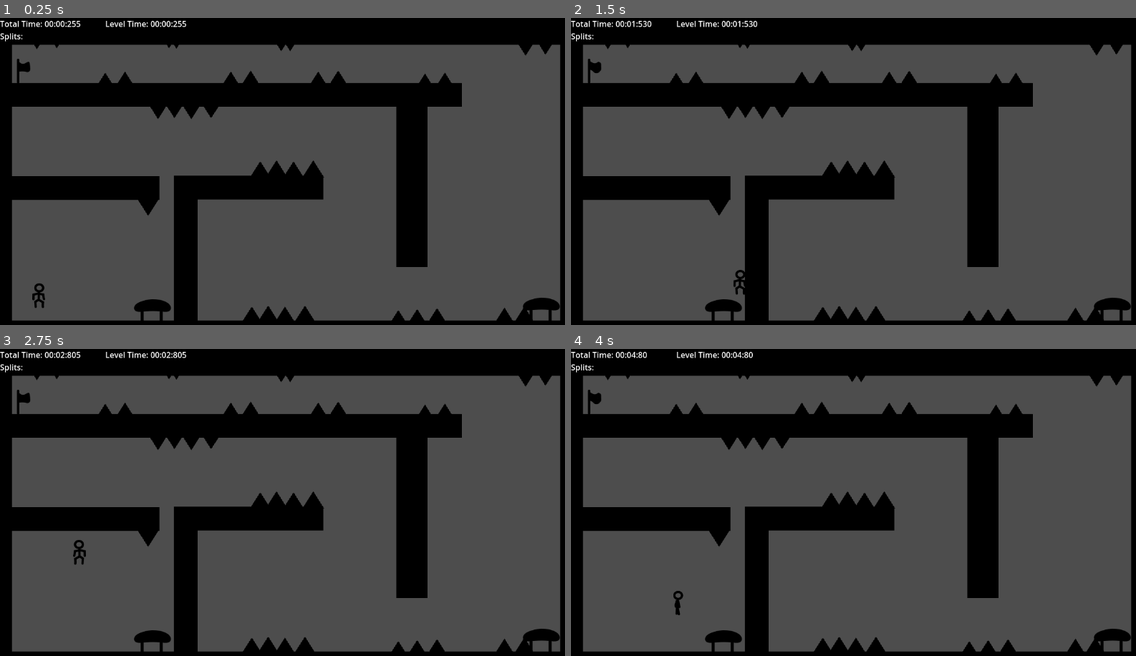
Above: before the commit, frames 1-4 (two rows, left to right).
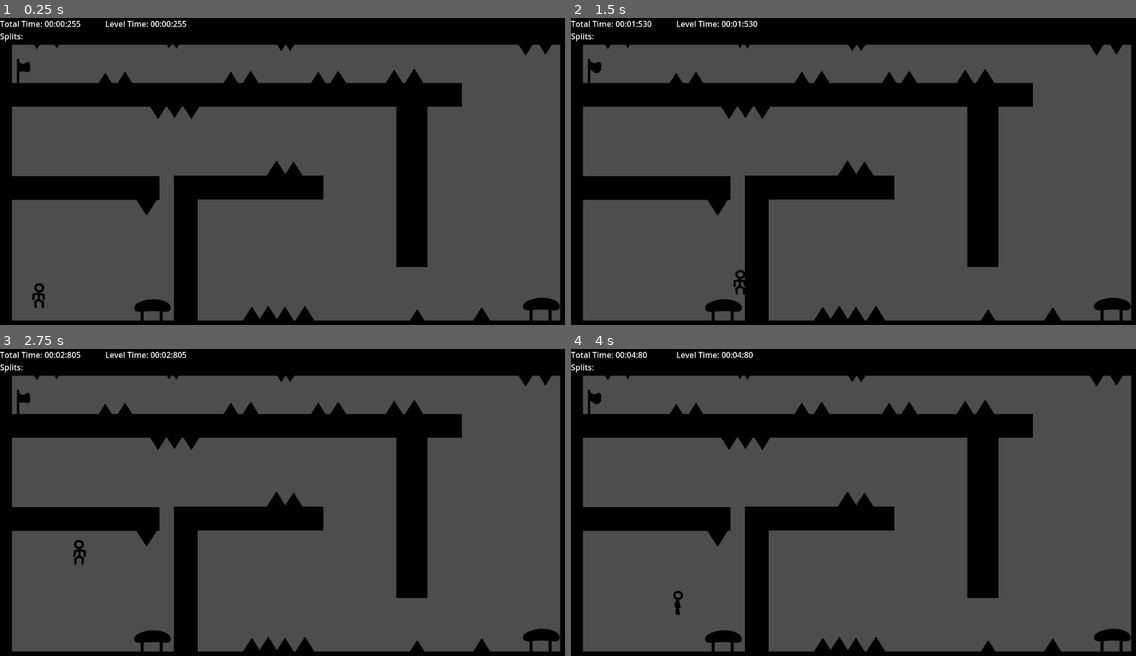
Above: after the commit, the same moments.

Repository: KarumGhag/Mr-Stickyhead-remastered-remake
Game: Godot game, scene res://scences/levels/level_8.tscn
Two runs of this game, one before a commit and one after it. Both use one fixed random seed, a clock stepped at 60 frames per second and the inputs below. This scene is started directly instead of the project's main scene.
Inputs:
- Up to frame 1 (0.25 s): no input
- Up to frame 2 (1.5 s): tap Enter at 0.5 s; hold Ctrl 0.53-1.28 s; hold D (right) from 0.53 s (still down); tap W (jump) at 0.77 s; tap Ctrl at 1.35 s
- Up to frame 3 (2.75 s): tap W (jump) at 1.52 s; release D (right) at 2.03 s; hold A (left) from 2.03 s (still down); hold Ctrl from 2.03 s (still down)
- Up to frame 4 (4 s): release A (left) at 2.78 s; release Ctrl at 2.78 s; hold D (right) from 2.78 s (still down); tap Ctrl at 2.85 s; tap W (jump) at 3.02, 3.77 s; hold Ctrl from 3.53 s (still down)

The runs differ from the first frame. In frame 1, 0.8% of the frame differs, in the area x 24-94%, y 16-99%; in frame 2, 0.8%; in frame 3, 0.8%; in frame 4, 0.8%.

Commit message:
level 8 changes

Diff:
--- a/scences/levels/level_8.tscn
+++ b/scences/levels/level_8.tscn
@@ -73,7 +73,7 @@
 [node name="Spikes" type="Node" parent="."]
 
 [node name="Spikes" parent="Spikes" instance=ExtResource("6_wjuwa")]
-position = Vector2(298, 381)
+position = Vector2(295, 381)
 rotation = 3.14159
 
 [node name="Spikes2" parent="Spikes" instance=ExtResource("6_wjuwa")]
@@ -88,42 +88,23 @@
 position = Vector2(385, 186)
 rotation = 3.14159
 
-[node name="Spikes5" parent="Spikes" instance=ExtResource("6_wjuwa")]
-position = Vector2(425, 184)
-rotation = 3.14159
-
-[node name="Spikes6" parent="Spikes" instance=ExtResource("6_wjuwa")]
-position = Vector2(524, 307)
-
 [node name="Spikes7" parent="Spikes" instance=ExtResource("6_wjuwa")]
 position = Vector2(557, 305)
 
 [node name="Spikes8" parent="Spikes" instance=ExtResource("6_wjuwa")]
 position = Vector2(591, 307)
 
-[node name="Spikes9" parent="Spikes" instance=ExtResource("6_wjuwa")]
-position = Vector2(631, 305)
-
 [node name="Spikes12" parent="Spikes" instance=ExtResource("6_wjuwa")]
 position = Vector2(840, 605)
 
-[node name="Spikes20" parent="Spikes" instance=ExtResource("6_wjuwa")]
-position = Vector2(802, 607)
-
-[node name="Spikes13" parent="Spikes" instance=ExtResource("6_wjuwa")]
-position = Vector2(880, 603)
-
-[node name="Spikes18" parent="Spikes" instance=ExtResource("6_wjuwa")]
-position = Vector2(1016, 602)
-
 [node name="Spikes19" parent="Spikes" instance=ExtResource("6_wjuwa")]
-position = Vector2(1056, 600)
+position = Vector2(970, 601)
 
 [node name="Spikes21" parent="Spikes" instance=ExtResource("6_wjuwa")]
-position = Vector2(856, 130)
+position = Vector2(794, 122)
 
 [node name="Spikes22" parent="Spikes" instance=ExtResource("6_wjuwa")]
-position = Vector2(896, 128)
+position = Vector2(834, 120)
 
 [node name="Spikes23" parent="Spikes" instance=ExtResource("6_wjuwa")]
 position = Vector2(641, 126)
--- /dev/null
+++ b/scences/levels/level_9.tscn
@@ -0,0 +1,244 @@
+[gd_scene load_steps=7 format=3 uid="uid://cnqao1uqxjqy"]
+
+[ext_resource type="PackedScene" uid="uid://0uetm0qvivg1" path="res://scences/spawn_point.tscn" id="1_6dbti"]
+[ext_resource type="PackedScene" uid="uid://cw1ck5107083a" path="res://scences/player.tscn" id="2_pyatv"]
+[ext_resource type="PackedScene" uid="uid://bxaiavlxnib70" path="res://scences/objects/flag.tscn" id="3_gl5c7"]
+[ext_resource type="PackedScene" uid="uid://cbqhhnvy7d76v" path="res://scences/levels/level_creator.tscn" id="4_0vl5g"]
+[ext_resource type="PackedScene" uid="uid://iw3e4f4utkm2" path="res://scences/objects/bounce_pad.tscn" id="5_kf4wj"]
+[ext_resource type="PackedScene" uid="uid://h48gs52i84ga" path="res://scences/objects/spikes.tscn" id="6_k6obb"]
+
+[node name="level_9" type="Node2D"]
+
+[node name="SpawnPoint" parent="." instance=ExtResource("1_6dbti")]
+position = Vector2(106, 271)
+
+[node name="Player" parent="." instance=ExtResource("2_pyatv")]
+position = Vector2(39, 514)
+
+[node name="Flag" parent="." instance=ExtResource("3_gl5c7")]
+position = Vector2(106, 777)
+
+[node name="Walls" type="Node" parent="."]
+
+[node name="LevelCreator" parent="Walls" instance=ExtResource("4_0vl5g")]
+position = Vector2(572.5, 633.551)
+scale = Vector2(61.1842, 2.5)
+
+[node name="LevelCreator2" parent="Walls" instance=ExtResource("4_0vl5g")]
+position = Vector2(570.75, 16.0256)
+scale = Vector2(61.1842, 3.9973)
+
+[node name="LevelCreator3" parent="Walls" instance=ExtResource("4_0vl5g")]
+position = Vector2(0.749985, 317.788)
+rotation = 1.5708
+scale = Vector2(35.7571, 2.5)
+
+[node name="LevelCreator4" parent="Walls" instance=ExtResource("4_0vl5g")]
+position = Vector2(1151.75, 317.695)
+rotation = 1.5708
+scale = Vector2(35.7573, 2.5)
+
+[node name="Floor" type="Node" parent="."]
+
+[node name="LevelCreator5" parent="Floor" instance=ExtResource("4_0vl5g")]
+position = Vector2(178, 495)
+scale = Vector2(4.00659, 1.0921)
+
+[node name="LevelCreator6" parent="Floor" instance=ExtResource("4_0vl5g")]
+position = Vector2(309.063, 281.375)
+scale = Vector2(4.00659, 1.0921)
+
+[node name="LevelCreator7" parent="Floor" instance=ExtResource("4_0vl5g")]
+position = Vector2(588, 99)
+scale = Vector2(45.2665, 1.0921)
+
+[node name="Bounces" type="Node" parent="."]
+
+[node name="bounce pad" parent="Bounces" instance=ExtResource("5_kf4wj")]
+position = Vector2(294, 788)
+
+[node name="Spikes" type="Node" parent="."]
+
+[node name="Spikes" parent="Spikes" instance=ExtResource("6_k6obb")]
+position = Vector2(48, 608)
+
+[node name="Spikes2" parent="Spikes" instance=ExtResource("6_k6obb")]
+position = Vector2(94, 608)
+
+[node name="Spikes3" parent="Spikes" instance=ExtResource("6_k6obb")]
+position = Vector2(146, 608)
+
+[node name="Spikes4" parent="Spikes" instance=ExtResource("6_k6obb")]
+position = Vector2(194, 607)
+
+[node name="Spikes5" parent="Spikes" instance=ExtResource("6_k6obb")]
+position = Vector2(248, 608)
+
+[node name="Spikes6" parent="Spikes" instance=ExtResource("6_k6obb")]
+position = Vector2(305, 608)
+
+[node name="Spikes7" parent="Spikes" instance=ExtResource("6_k6obb")]
+position = Vector2(334, 605)
+
+[node name="Spikes25" parent="Spikes" instance=ExtResource("6_k6obb")]
+position = Vector2(346.063, 305.375)
+rotation = -3.14159
+
+[node name="Spikes26" parent="Spikes" instance=ExtResource("6_k6obb")]
+position = Vector2(346.063, 305.375)
+rotation = -3.14159
+
+[node name="Spikes51" parent="Spikes" instance=ExtResource("6_k6obb")]
+position = Vector2(182, 117)
+rotation = -3.14159
+
+[node name="Spikes52" parent="Spikes" instance=ExtResource("6_k6obb")]
+position = Vector2(220, 121)
+rotation = -3.14159
+
+[node name="Spikes8" parent="Spikes" instance=ExtResource("6_k6obb")]
+position = Vector2(380, 605)
+
+[node name="Spikes9" parent="Spikes" instance=ExtResource("6_k6obb")]
+position = Vector2(432, 605)
+
+[node name="Spikes10" parent="Spikes" instance=ExtResource("6_k6obb")]
+position = Vector2(480, 604)
+
+[node name="Spikes11" parent="Spikes" instance=ExtResource("6_k6obb")]
+position = Vector2(534, 605)
+
+[node name="Spikes12" parent="Spikes" instance=ExtResource("6_k6obb")]
+position = Vector2(591, 605)
+
+[node name="Spikes13" parent="Spikes" instance=ExtResource("6_k6obb")]
+position = Vector2(623, 605)
+
+[node name="Spikes14" parent="Spikes" instance=ExtResource("6_k6obb")]
+position = Vector2(669, 605)
+
+[node name="Spikes15" parent="Spikes" instance=ExtResource("6_k6obb")]
+position = Vector2(721, 605)
+
+[node name="Spikes16" parent="Spikes" instance=ExtResource("6_k6obb")]
+position = Vector2(769, 604)
+
+[node name="Spikes17" parent="Spikes" instance=ExtResource("6_k6obb")]
+position = Vector2(823, 605)
+
+[node name="Spikes18" parent="Spikes" instance=ExtResource("6_k6obb")]
+position = Vector2(880, 605)
+
+[node name="Spikes19" parent="Spikes" instance=ExtResource("6_k6obb")]
+position = Vector2(884, 608)
+
+[node name="Spikes20" parent="Spikes" instance=ExtResource("6_k6obb")]
+position = Vector2(930, 608)
+
+[node name="Spikes21" parent="Spikes" instance=ExtResource("6_k6obb")]
+position = Vector2(982, 608)
+
+[node name="Spikes22" parent="Spikes" instance=ExtResource("6_k6obb")]
+position = Vector2(1030, 607)
+
+[node name="Spikes23" parent="Spikes" instance=ExtResource("6_k6obb")]
+position = Vector2(1084, 608)
+
+[node name="Spikes24" parent="Spikes" instance=ExtResource("6_k6obb")]
+position = Vector2(1141, 608)
+
+[node name="Spikes27" parent="Spikes" instance=ExtResource("6_k6obb")]
+position = Vector2(40, 58)
+rotation = 3.14159
+
+[node name="Spikes28" parent="Spikes" instance=ExtResource("6_k6obb")]
+position = Vector2(86, 58)
+rotation = 3.14159
+
+[node name="Spikes29" parent="Spikes" instance=ExtResource("6_k6obb")]
+position = Vector2(138, 58)
+rotation = 3.14159
+
+[node name="Spikes30" parent="Spikes" instance=ExtResource("6_k6obb")]
+position = Vector2(186, 57)
+rotation = 3.14159
+
+[node name="Spikes31" parent="Spikes" instance=ExtResource("6_k6obb")]
+position = Vector2(240, 58)
+rotation = 3.14159
+
+[node name="Spikes32" parent="Spikes" instance=ExtResource("6_k6obb")]
+position = Vector2(297, 58)
+rotation = 3.14159
+
+[node name="Spikes33" parent="Spikes" instance=ExtResource("6_k6obb")]
+position = Vector2(326, 55)
+rotation = 3.14159
+
+[node name="Spikes34" parent="Spikes" instance=ExtResource("6_k6obb")]
+position = Vector2(372, 55)
+rotation = 3.14159
+
+[node name="Spikes35" parent="Spikes" instance=ExtResource("6_k6obb")]
+position = Vector2(424, 55)
+rotation = 3.14159
+
+[node name="Spikes36" parent="Spikes" instance=ExtResource("6_k6obb")]
+position = Vector2(472, 54)
+rotation = 3.14159
+
+[node name="Spikes37" parent="Spikes" instance=ExtResource("6_k6obb")]
+position = Vector2(526, 55)
+rotation = 3.14159
+
+[node name="Spikes38" parent="Spikes" instance=ExtResource("6_k6obb")]
+position = Vector2(583, 55)
+rotation = 3.14159
+
+[node name="Spikes39" parent="Spikes" instance=ExtResource("6_k6obb")]
+position = Vector2(615, 55)
+rotation = 3.14159
+
+[node name="Spikes40" parent="Spikes" instance=ExtResource("6_k6obb")]
+position = Vector2(661, 55)
+rotation = 3.14159
+
+[node name="Spikes41" parent="Spikes" instance=ExtResource("6_k6obb")]
+position = Vector2(713, 55)
+rotation = 3.14159
+
+[node name="Spikes42" parent="Spikes" instance=ExtResource("6_k6obb")]
+position = Vector2(761, 54)
+rotation = 3.14159
+
+[node name="Spikes43" parent="Spikes" instance=ExtResource("6_k6obb")]
+position = Vector2(815, 55)
+rotation = 3.14159
+
+[node name="Spikes44" parent="Spikes" instance=ExtResource("6_k6obb")]
+position = Vector2(872, 55)
+rotation = 3.14159
+
+[node name="Spikes45" parent="Spikes" instance=ExtResource("6_k6obb")]
+position = Vector2(876, 58)
+rotation = 3.14159
+
+[node name="Spikes46" parent="Spikes" instance=ExtResource("6_k6obb")]
+position = Vector2(922, 58)
+rotation = 3.14159
+
+[node name="Spikes47" parent="Spikes" instance=ExtResource("6_k6obb")]
+position = Vector2(974, 58)
+rotation = 3.14159
+
+[node name="Spikes48" parent="Spikes" instance=ExtResource("6_k6obb")]
+position = Vector2(1022, 57)
+rotation = 3.14159
+
+[node name="Spikes49" parent="Spikes" instance=ExtResource("6_k6obb")]
+position = Vector2(1076, 58)
+rotation = 3.14159
+
+[node name="Spikes50" parent="Spikes" instance=ExtResource("6_k6obb")]
+position = Vector2(1133, 58)
+rotation = 3.14159
